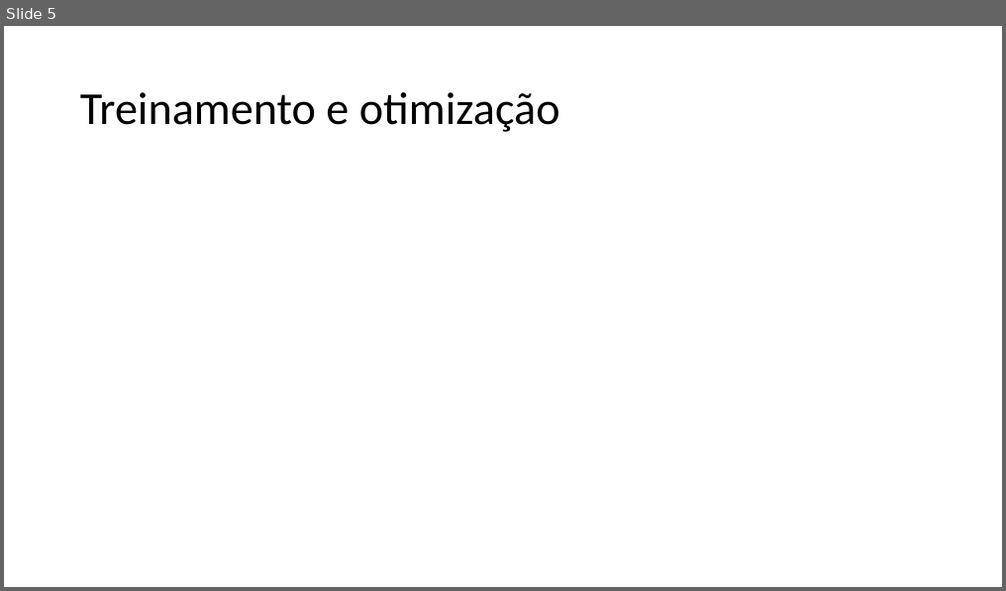
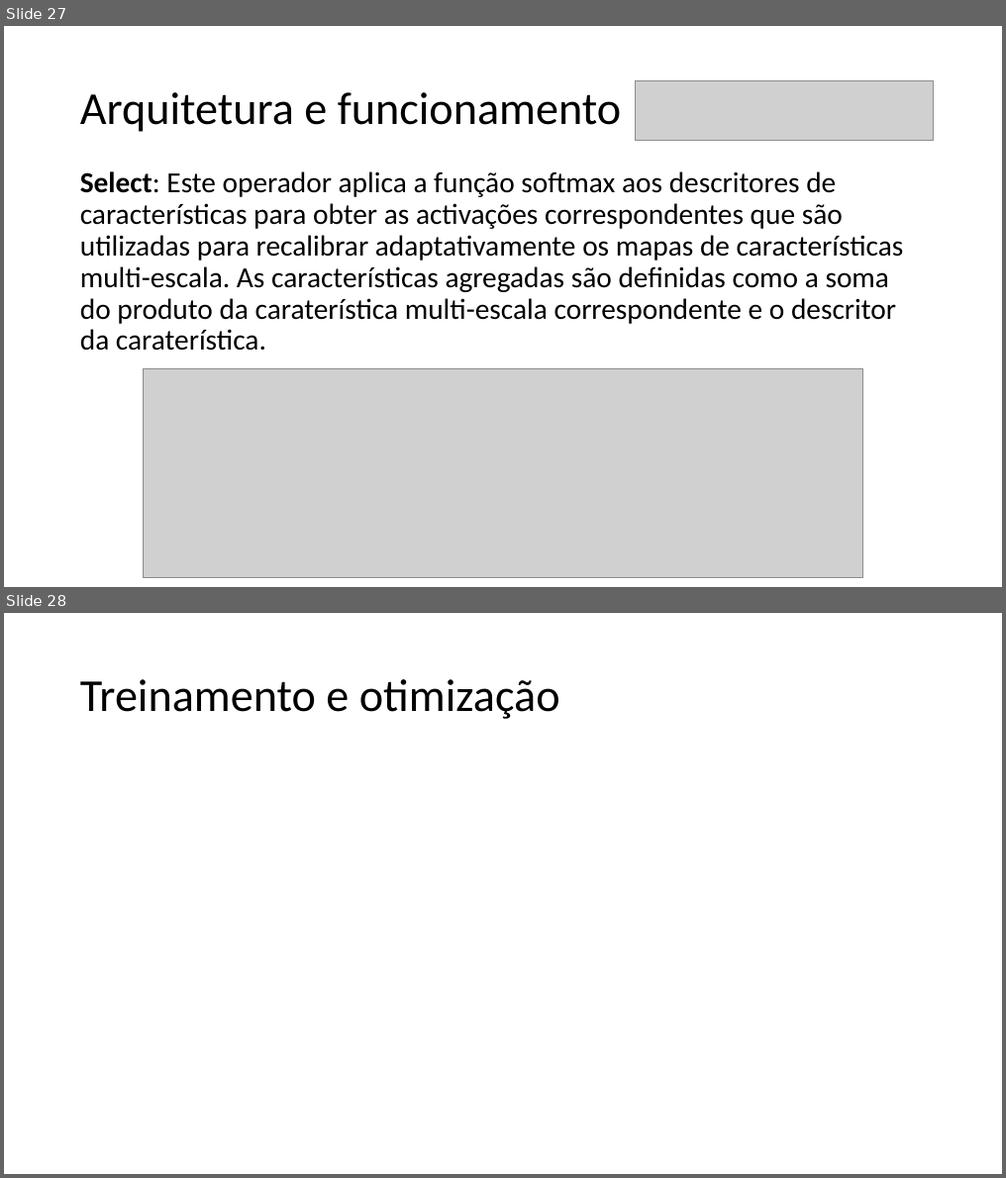
Before and after one commit to HyAgOsK/Research-Machine-Laerning-models, a slide deck: Seminário MirNet/TP558_X_Template.pptx. Shown one above the other, each under a label of ours: slide 5 before the commit, slides 27 and 28 after it. The pictures are 1006x591 and 1006x1178 pixels, drawn with LibreOffice and Linux fonts; fonts in the diff are those of the drawing; grey boxes stand for pictures. Boxes give left, top, right and bottom in pixels: in the first picture for what was removed or moved away, otherwise in the second. Text is boxed around its words. In the diff, an @@ line names an element or a change of style, - is before the commit and + after.

```diff
--- a/Seminário MirNet/TP558_X_Template.pptx
+++ b/Seminário MirNet/TP558_X_Template.pptx
@@ slide 27 added at [4, 26, 1002, 587], background #FFFFFF @@
@@ picture added at [635, 80, 934, 140] @@
@@ title added at [80, 92, 621, 132], 44 pt, text #000000 @@
+Arquitetura e funcionamento
@@ text added at [80, 172, 904, 351], 28 pt, text #000000 @@
+Select: Este operador aplica a função softmax aos descritores de características para obter as activações correspondentes que são utilizadas para recalibrar adaptativamente os mapas de características multi-escala. As características agregadas são definidas como a soma do produto da caraterística multi-escala correspondente e o descritor da caraterística.
@@ picture added at [143, 369, 863, 577] @@
@@ what was slide 5 is now slide 28 @@
```
Also in this commit, not shown: 2 slides changed, 24 other slides added, 2 slides removed, 5 other files.
